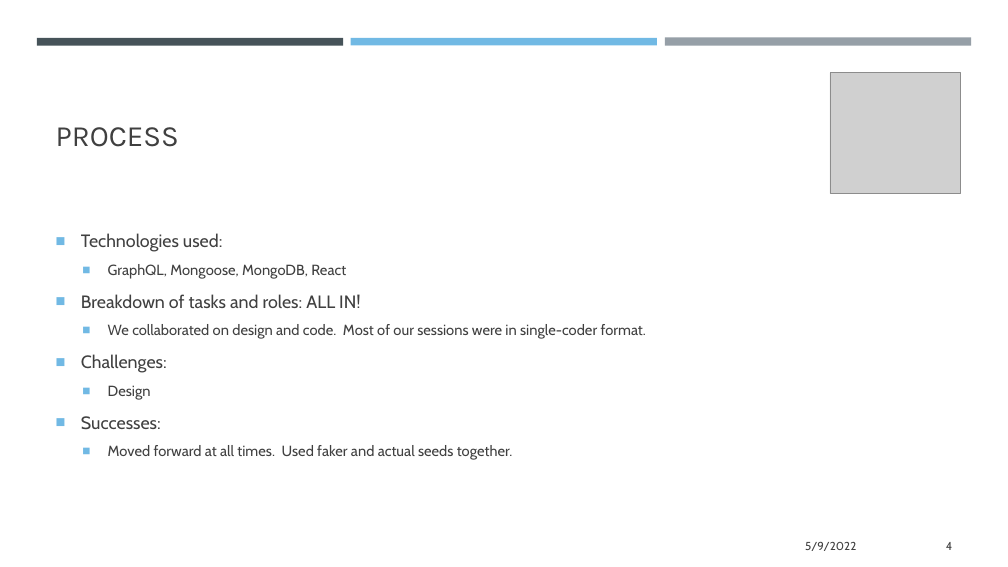
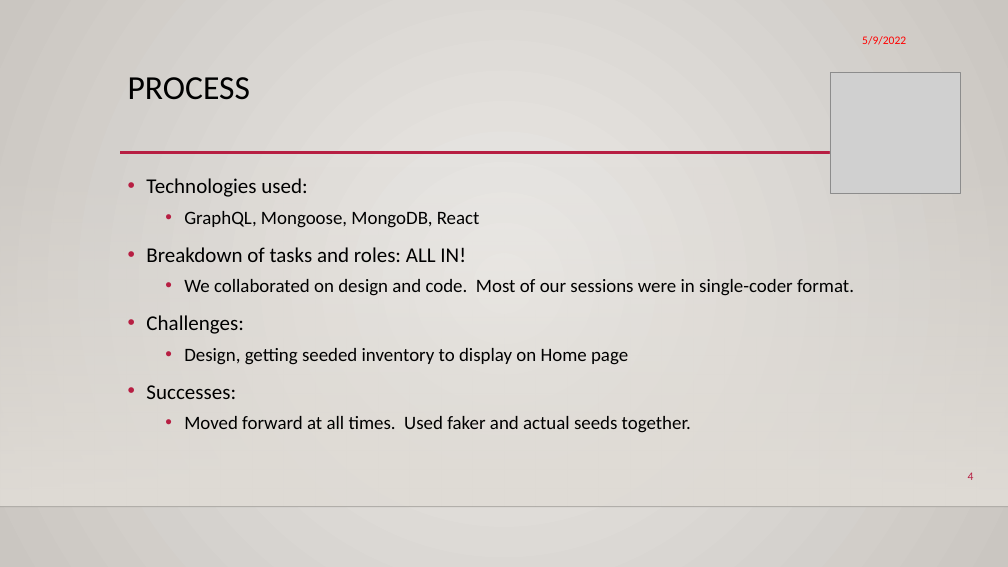
Before and after one commit to doctordutch/baddog, a slide deck: slide 4 of BDW presentation.pptx. Drawn at 1008x567 pixels with LibreOffice and Linux fonts; fonts in the diff are those of the drawing; grey boxes stand for pictures; background and template pictures are left out. Boxes give left, top, right and bottom in pixels: in the first picture for what was removed or moved away, otherwise in the second. Text is boxed around its words. In the diff, an @@ line names an element or a change of style, - is before the commit and + after.

Commit message:
minor revisions trying to get products on home page

```diff
--- a/BDW presentation.pptx
+++ b/BDW presentation.pptx
@@ background #FFFFFF to gradient #ECEAE7 to #CAC7C1 @@
@@ text "5/9/2022": place and size @@
-text "5/9/2022" at box(805, 542, 856, 551)
+text "5/9/2022" at box(862, 36, 906, 45)
@@ text "5/9/2022" at box(862, 36, 906, 45): font Cabin to Calibri, text colour #404040 to #FF0000 @@
@@ rectangle removed at box(37, 38, 343, 45) @@
@@ rectangle removed at box(351, 38, 657, 45) @@
@@ rectangle removed at box(665, 38, 971, 46) @@
@@ title "PROCESS": place and size @@
-title "PROCESS" at box(56, 127, 179, 147)
+title "PROCESS" at box(128, 77, 250, 100)
@@ title "PROCESS" at box(128, 77, 250, 100): size 28 to 32 pt, font Karla to Calibri, text colour #404040 to #000000; line spacing 1 to 0.9; vertical alignment bottom to top @@
@@ rectangle added at box(0, 167, 1008, 507), fill gradient #DFDBD5 @@
@@ text "Technologies used:": place and size @@
-text "Technologies used:" at box(81, 233, 646, 460)
+text "Technologies used:" at box(146, 178, 854, 433)
@@ text "Technologies used:" at box(146, 178, 854, 433): vertical alignment middle to top @@
@@ line added from (120, 153) to (915, 153), #B71E42 2.5 pt @@
@@ text at box(146, 178, 854, 433): size 17 to 20 pt in "Technologies used:", "Breakdown of tasks and roles: ALL IN!", "Challenges:", "Successes:"; font Cabin to Calibri, text colour #404040 to #000000 in "Technologies used:", "GraphQL, Mongoose, MongoDB, React", "Breakdown of tasks and roles: ALL IN!", "We collaborated on design and code. Most ..." and 3 more places; size 14 to 18 pt in "GraphQL, Mongoose, MongoDB, React", "We collaborated on design and code. Most ...", "Moved forward at all times. Used faker ..."; bullet ■ to •; bullet colour #71B9E4 to #B71E42; line spacing 1 to 1.1; less space between paragraphs @@
@@ text at box(184, 348, 628, 365): text changed; size 14 to 18 pt; font Cabin to Calibri; text colour #404040 to #000000 @@
-  ■ Design
+  • Design, getting seeded inventory to display on Home page
@@ page number: place and size @@
-page number at box(946, 542, 952, 550)
+page number at box(968, 472, 974, 480)
@@ page number at box(968, 472, 974, 480): font Cabin to Calibri, text colour #404040 to #B71E42; vertical alignment middle to top @@
@@ line added from (0, 507) to (1008, 507), #000001 1 pt @@
```
Also in this commit, not shown: 5 other slides changed, 1 slide removed, 2 other files.
